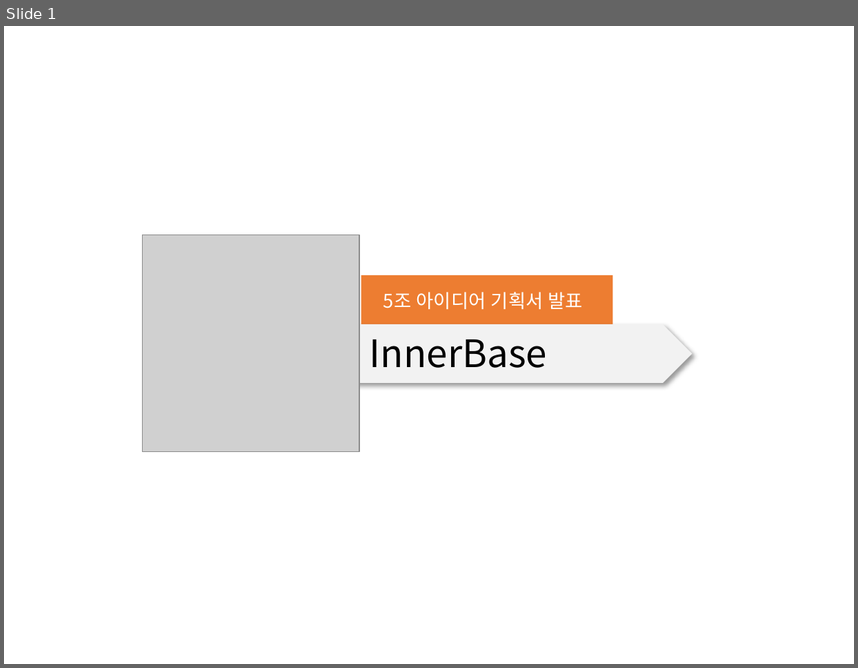
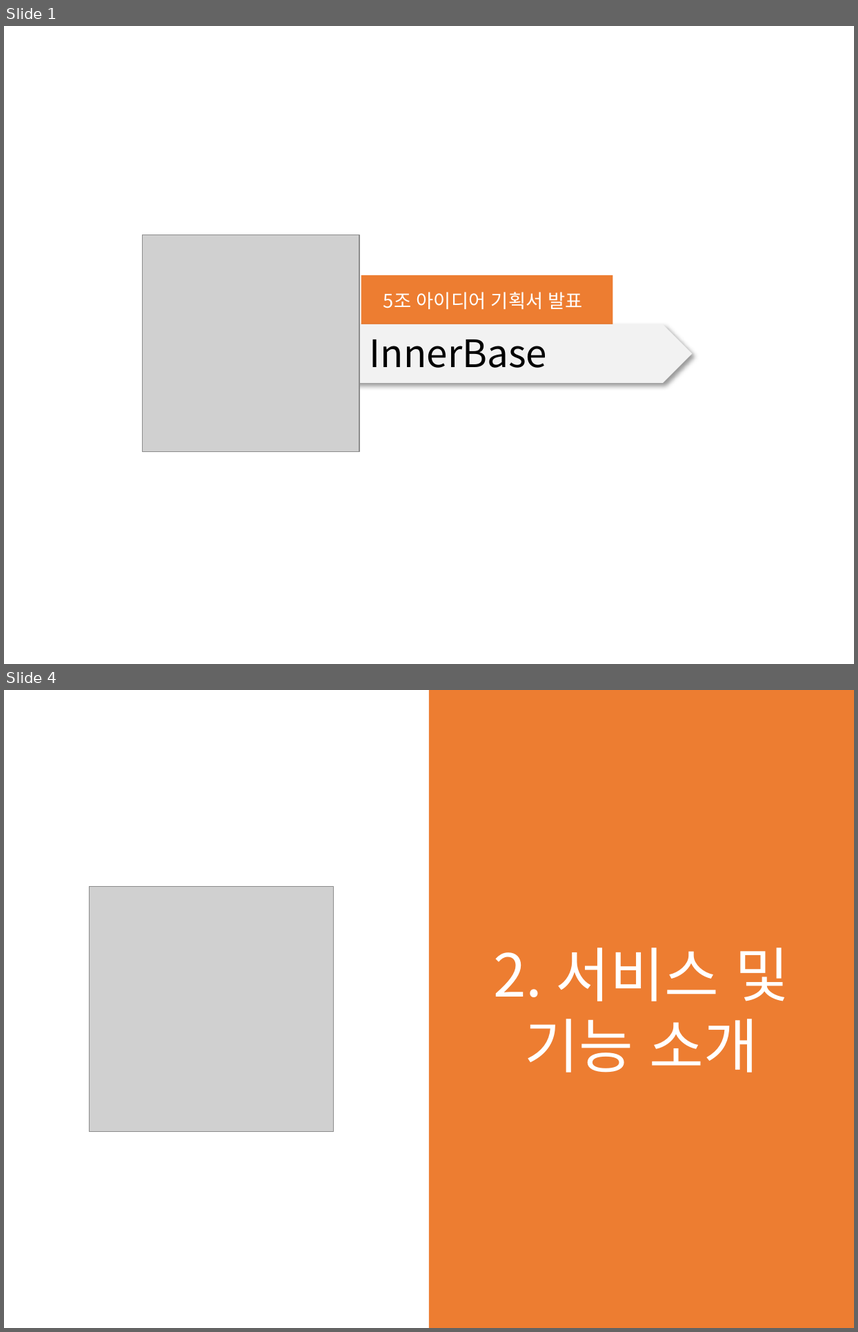
Before and after one commit to Bik00/WD3A5_Project, a slide deck: 기획서/03_기획 발표 프레젠테이션.pptx. Shown one above the other, each under a label of ours: slide 1 before the commit, slides 1 and 4 after it; the slides between them are not shown. The pictures are 858x668 and 858x1332 pixels, drawn with LibreOffice and Linux fonts; fonts in the diff are those of the drawing; grey boxes stand for pictures. Boxes give left, top, right and bottom in pixels: in the first picture for what was removed or moved away, otherwise in the second. Text is boxed around its words. In the diff, an @@ line names an element or a change of style, - is before the commit and + after.

```diff
--- a/기획서/03_기획 발표 프레젠테이션.pptx
+++ b/기획서/03_기획 발표 프레젠테이션.pptx
@@ slide 4 added at (4,690,854,1328), background #FFFFFF @@
@@ rectangle added at (429,690,854,1328), fill #ED7D31, 50 pt, text #FFFFFF @@
+2. 서비스 및 기능 소개
@@ picture added at (89,887,334,1131) @@
```
Also in this commit, not shown: 16 other slides added, 13 other files.
